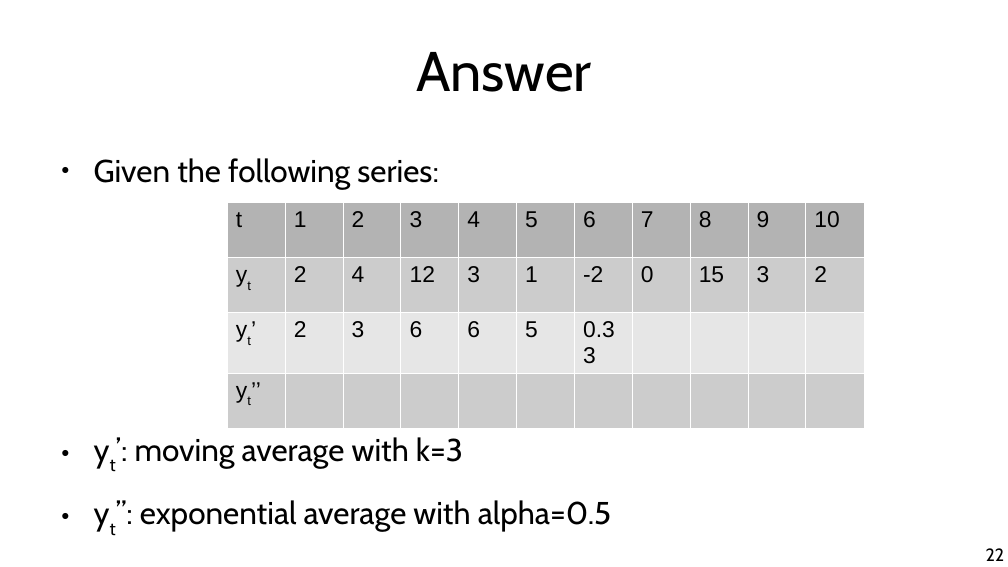
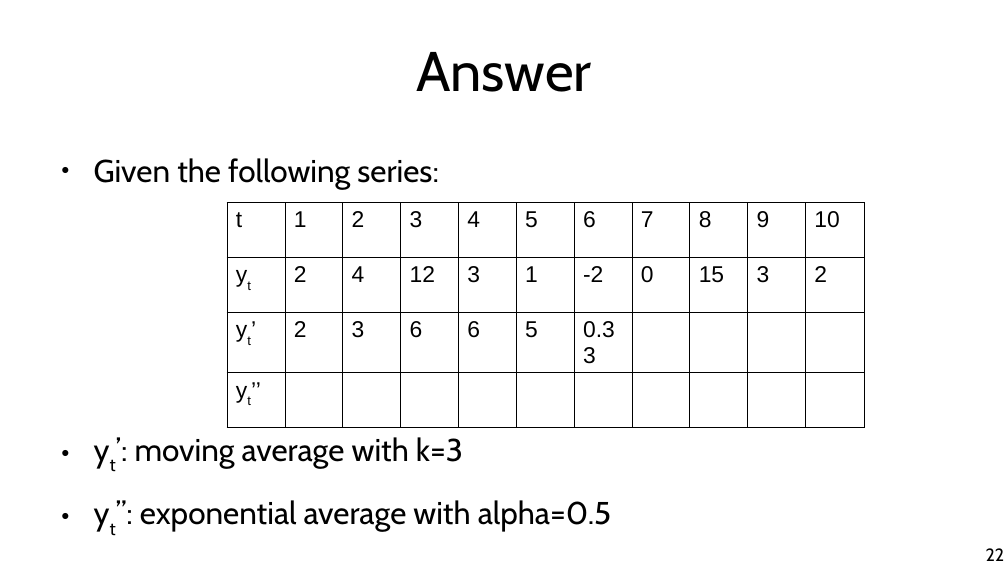
Before and after one commit to chatox/data-mining-course, a slide deck: slide 22 of theory/tt11_time_series.odp. Drawn at 1008x567 pixels with LibreOffice and Linux fonts; fonts in the diff are those of the drawing. Boxes give left, top, right and bottom in pixels: in the first picture for what was removed or moved away, otherwise in the second. Text is boxed around its words. In the diff, an @@ line names an element or a change of style, - is before the commit and + after.

```diff
--- a/theory/tt11_time_series.odp
+++ b/theory/tt11_time_series.odp
@@ table at (227,202,862,428) @@
@@ fill #B3B3B3 to none in row 1 @@
@@ fill #CCCCCC to none in 12 cells @@
@@ fill #E6E6E6 to none in 7 cells @@
@@ borders changed @@
```
Also in this commit, not shown: 6 other slides changed, 2 slides added, 7 slides removed.
